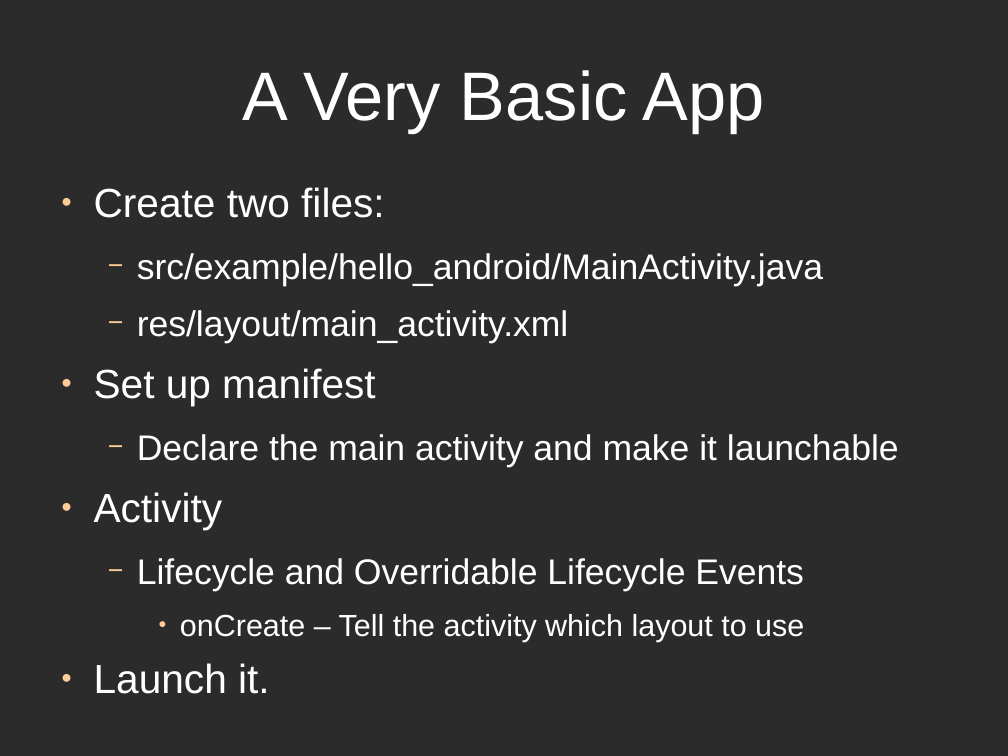
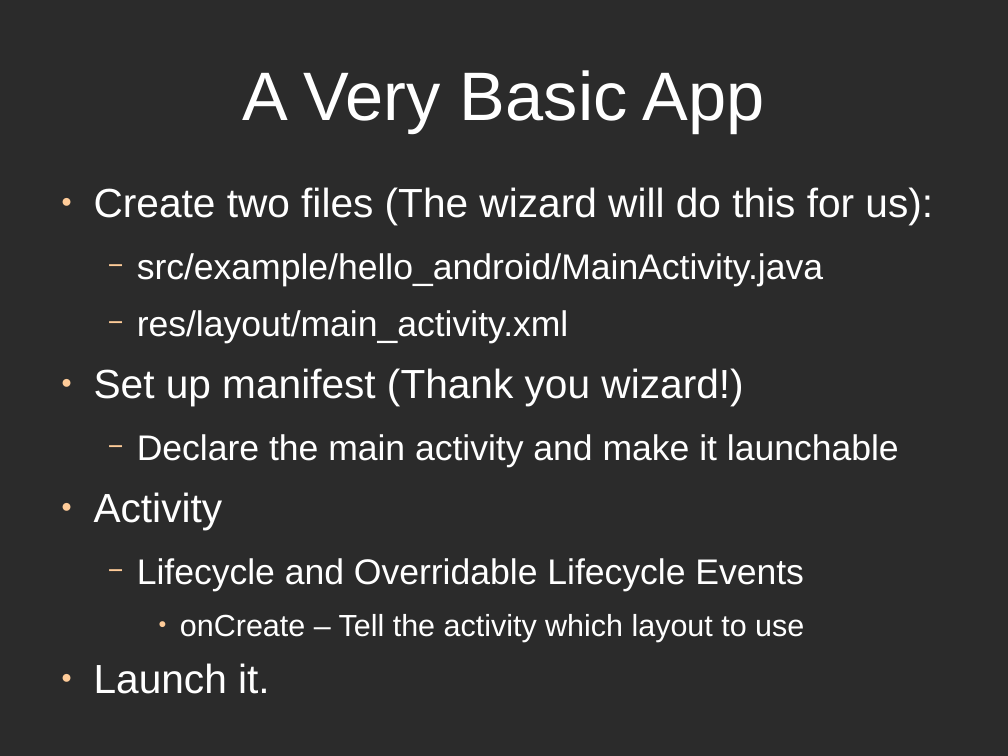
Before and after one commit to alphonzo79/HelloAndroidExample, a slide deck: slide 12 of HelloAndroidPresentationSlides.odp (slide 11 before the commit). Drawn at 1008x756 pixels with LibreOffice and Linux fonts; fonts in the diff are those of the drawing; background and template pictures are left out; a plain dark background stands for a picture behind light text. Boxes give left, top, right and bottom in pixels: in the first picture for what was removed or moved away, otherwise in the second. Text is boxed around its words. In the diff, an @@ line names an element or a change of style, - is before the commit and + after.

Commit message:
Updating slides

```diff
--- a/HelloAndroidPresentationSlides.odp
+++ b/HelloAndroidPresentationSlides.odp
@@ text at box(94, 187, 933, 225): text changed @@
-● Create two files:
+● Create two files (The wizard will do this for us):
@@ text at box(94, 368, 743, 406): text changed @@
-● Set up manifest
+● Set up manifest (Thank you wizard!)
```
Also in this commit, not shown: 4 other slides changed, 1 slide added.
